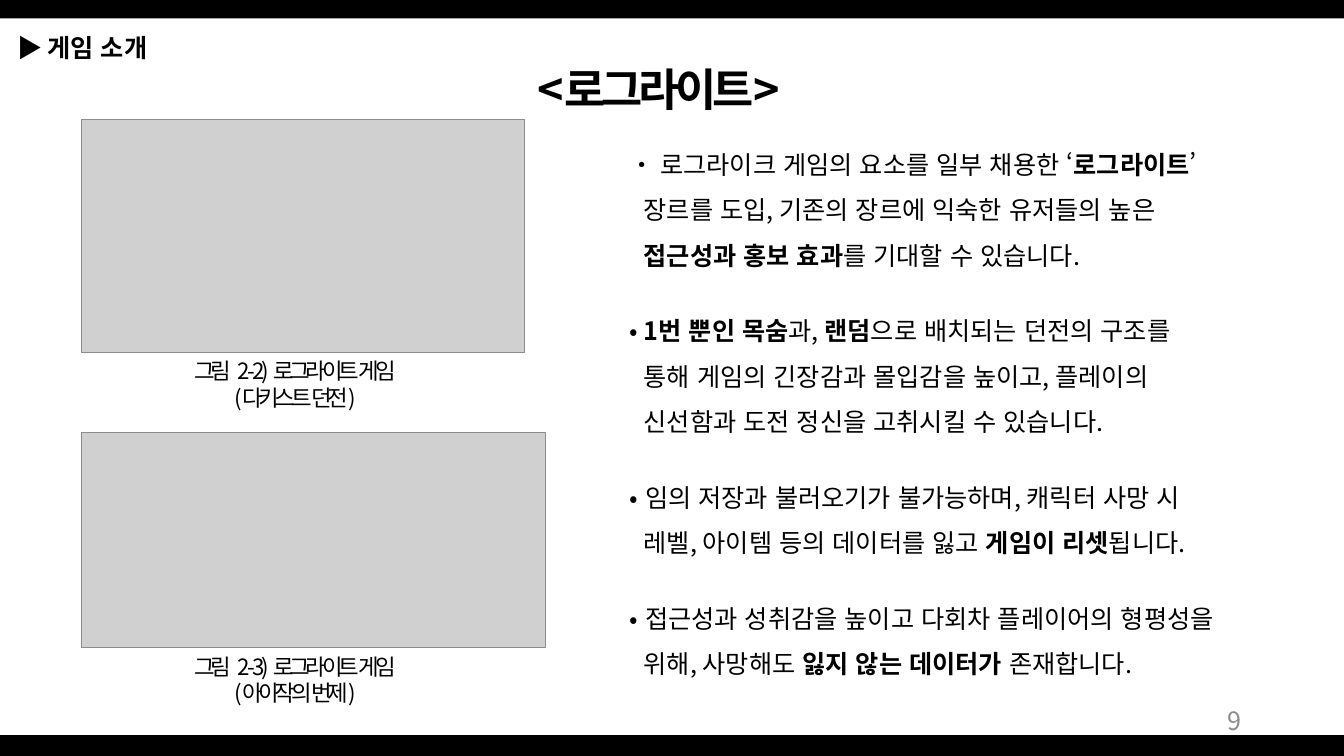
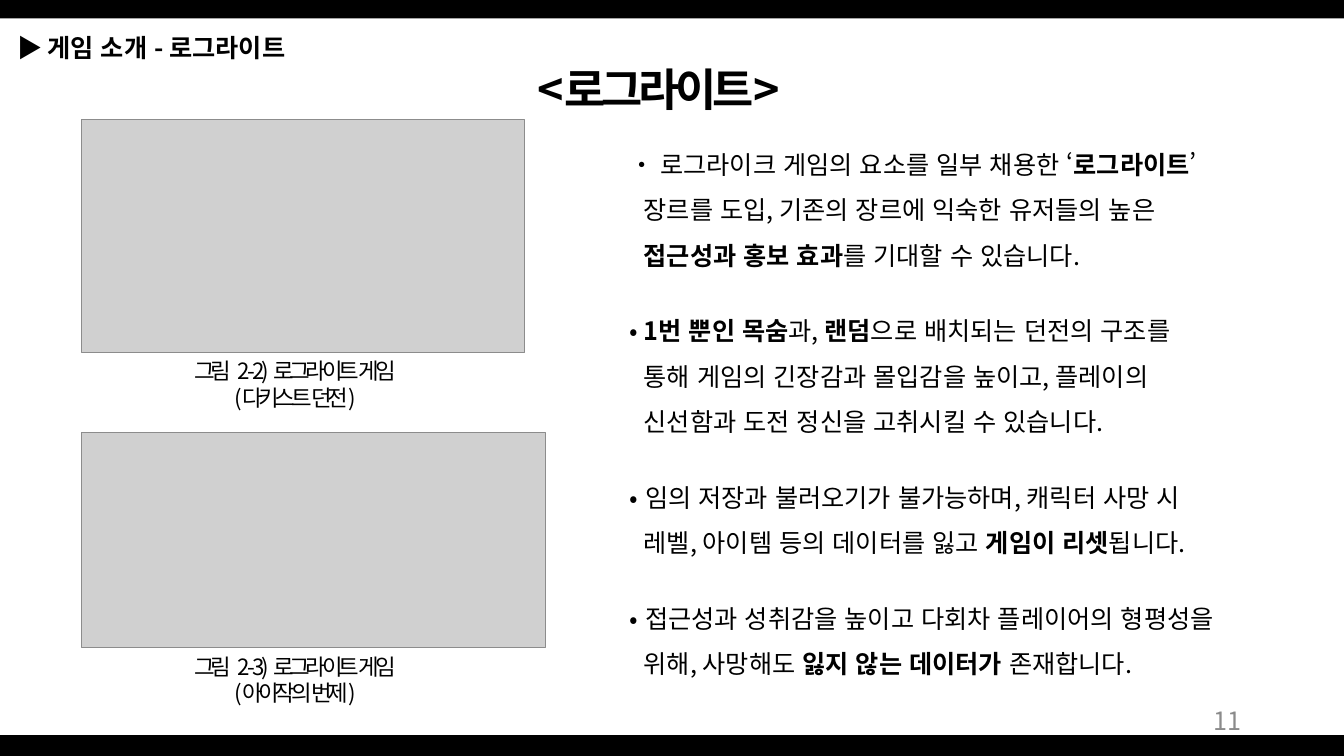
Before and after one commit to Bumizi/GameDesign, a slide deck: slide 11 of 2018 동계방학 기획자 특훈/Dungeon Tamer_190107.pptx (slide 9 before the commit). Drawn at 1344x756 pixels with LibreOffice and Linux fonts; fonts in the diff are those of the drawing; grey boxes stand for pictures. Boxes give left, top, right and bottom in pixels: in the first picture for what was removed or moved away, otherwise in the second. Text is boxed around its words. In the diff, an @@ line names an element or a change of style, - is before the commit and + after.

Commit message:
Dungeon Tamer 7차
제안서 7차
-슬라이드 목차 수정
-던전 레벨 디자인 추가 및 수정

```diff
--- a/2018 동계방학 기획자 특훈/Dungeon Tamer_190107.pptx
+++ b/2018 동계방학 기획자 특훈/Dungeon Tamer_190107.pptx
@@ text at (x1=47, y1=36, x2=285, y2=60): text changed @@
-▶ 게임 소개
+▶ 게임 소개 - 로그라이트
@@ page number at (x1=1213, y1=711, x2=1241, y2=737): text changed @@
-9
+11
```
Also in this commit, not shown: 11 other slides changed, 11 slides added.
